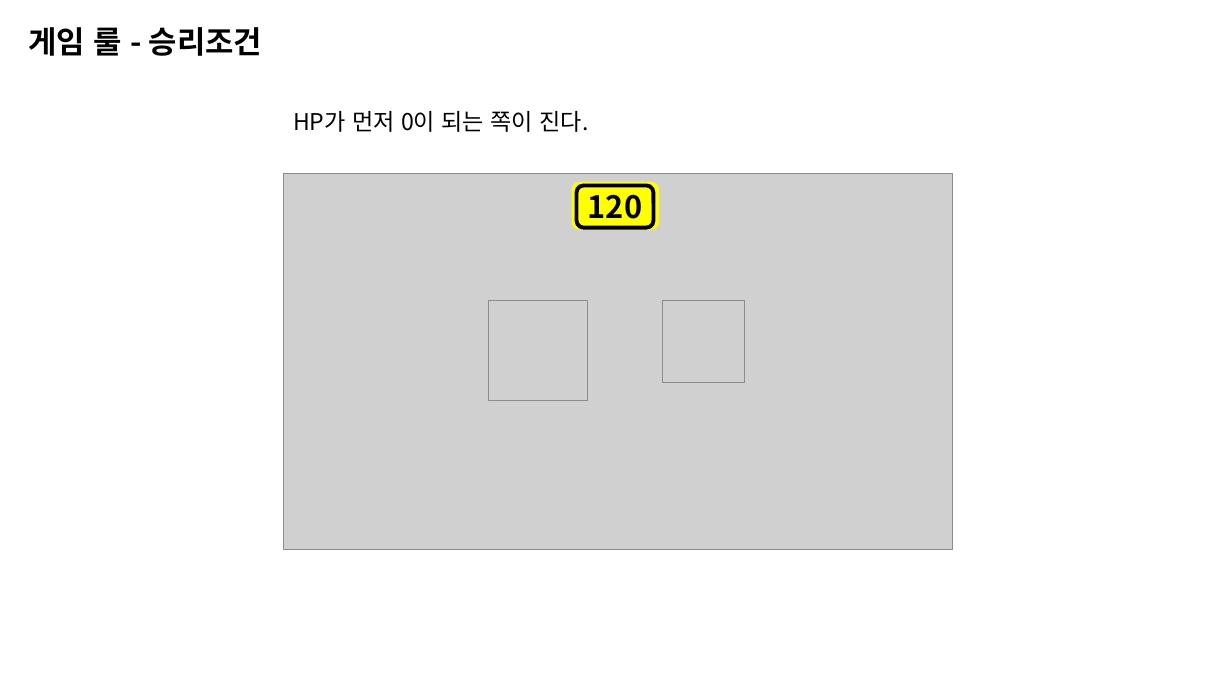
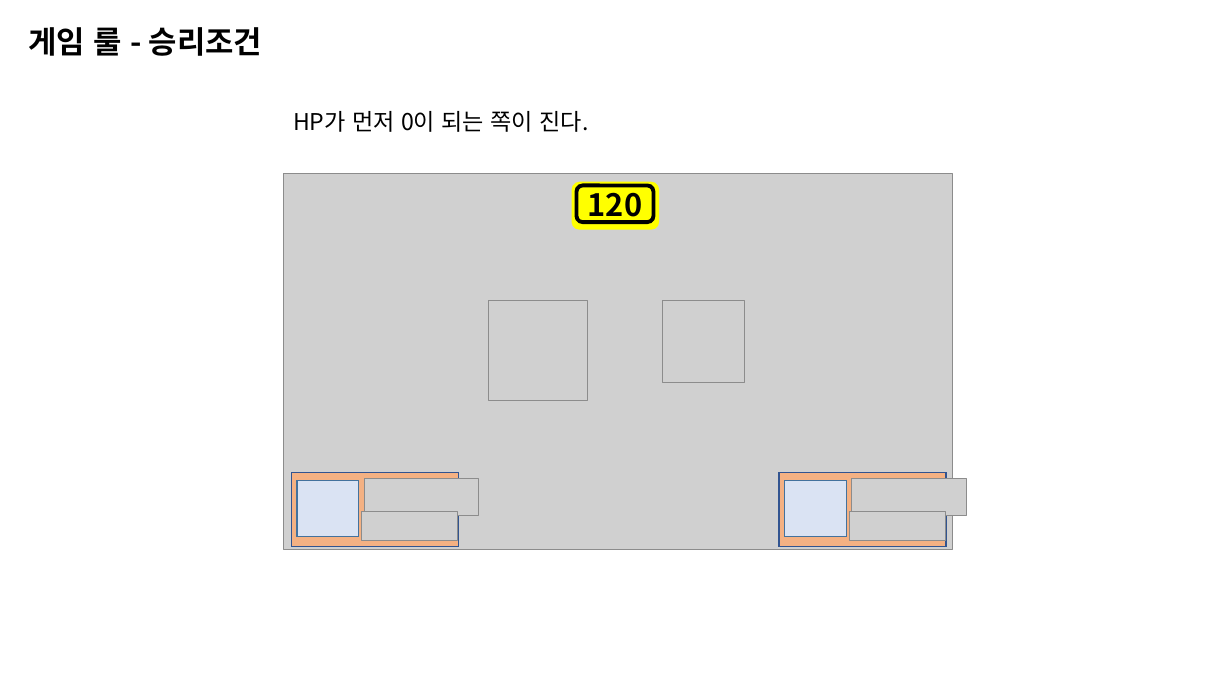
Before and after one commit to penspanic/ITWGamejam, a slide deck: slide 14 of Plan/Rocketman_씬&스킬구성.pptx. Drawn at 1232x693 pixels with LibreOffice and Linux fonts; fonts in the diff are those of the drawing; grey boxes stand for pictures. Boxes give left, top, right and bottom in pixels: in the first picture for what was removed or moved away, otherwise in the second. Text is boxed around its words. In the diff, an @@ line names an element or a change of style, - is before the commit and + after.

```diff
--- a/Plan/Rocketman_씬&스킬구성.pptx
+++ b/Plan/Rocketman_씬&스킬구성.pptx
@@ rounded rectangle "120" resized from (x1=577, y1=186, x2=653, y2=228) to (x1=577, y1=186, x2=653, y2=223) @@
@@ group added at (x1=291, y1=473, x2=479, y2=547): 2 rectangles, 2 pictures @@
@@ group added at (x1=779, y1=473, x2=967, y2=547): 2 rectangles, 2 pictures @@
```
Also in this commit, not shown: 3 other slides changed, 1 slide added, 1 slide removed.
